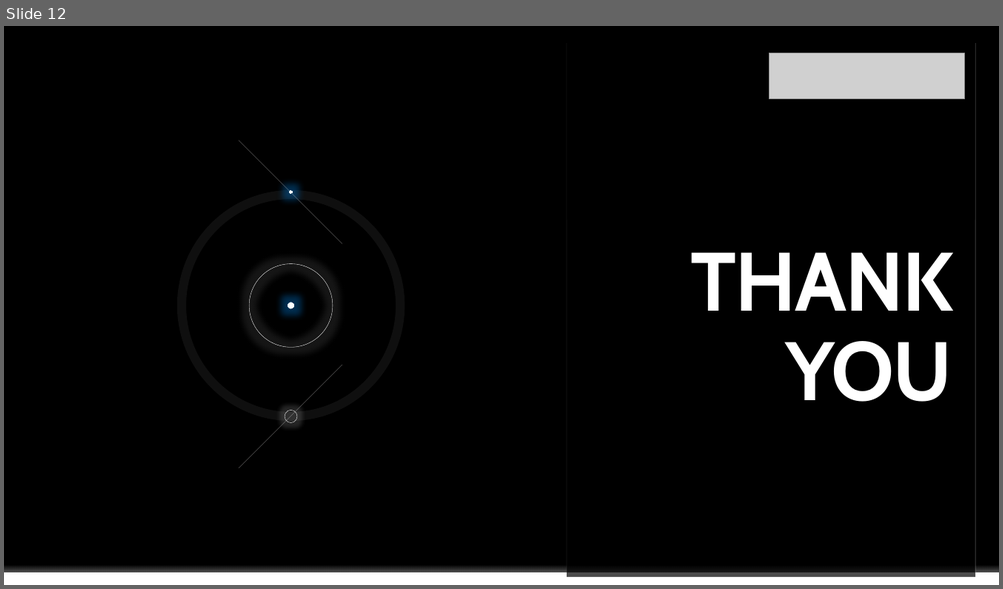
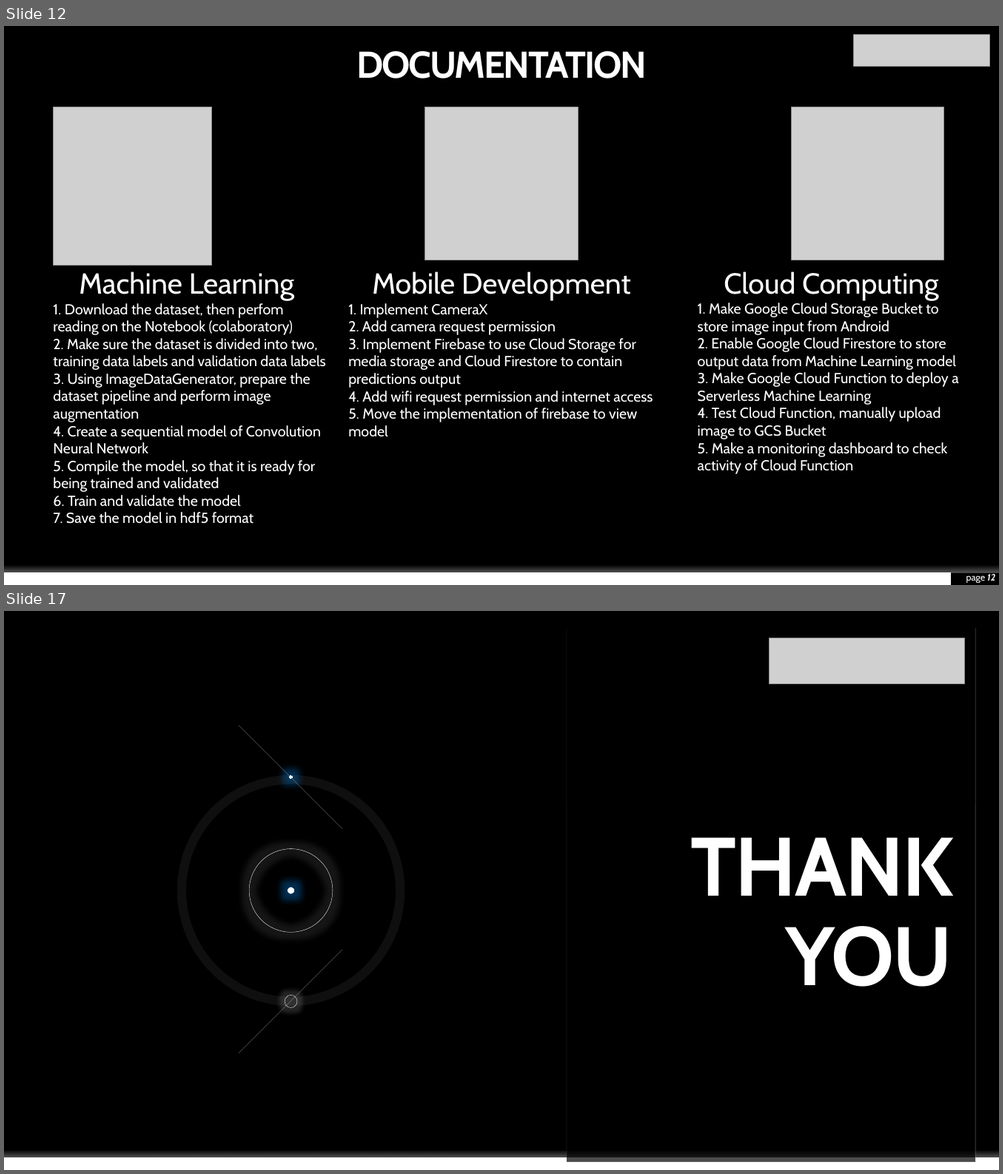
Before and after one commit to envyst/sign-language-application, a slide deck: laporan/Sign Language App Project Presentation.pptx. Shown one above the other, each under a label of ours: slide 12 before the commit, slides 12 and 17 after it; the slides between them are not shown. The pictures are 1003x589 and 1003x1174 pixels, drawn with LibreOffice and Linux fonts; fonts in the diff are those of the drawing; grey boxes stand for pictures; background and template pictures are left out. Boxes give left, top, right and bottom in pixels: in the first picture for what was removed or moved away, otherwise in the second. Text is boxed around its words. In the diff, an @@ line names an element or a change of style, - is before the commit and + after.

```diff
--- a/laporan/Sign Language App Project Presentation.pptx
+++ b/laporan/Sign Language App Project Presentation.pptx
@@ slide 12 added at [4, 26, 999, 585], background #000000; not listed: 1 template element that a slide beside it also shows @@
@@ picture added at [853, 34, 989, 66] @@
@@ rectangle added at [859, 39, 987, 101], fill #000000 @@
@@ text added at [356, 51, 646, 79], 36 pt, text #FFFFFF, bold @@
+DOCUMENTATION
@@ picture added at [54, 107, 211, 266] @@
@@ picture added at [425, 107, 578, 261] @@
@@ picture added at [791, 107, 944, 261] @@
@@ text added at [53, 272, 326, 524], 14 pt, text #FFFFFF @@
+Machine Learning
+1. Download the dataset, then perfom reading on the Notebook (colaboratory)
+2. Make sure the dataset is divided into two, training data labels and validation data labels
+3. Using ImageDataGenerator, prepare the dataset pipeline and perform image augmentation
+4. Create a sequential model of Convolution Neural Network
+5. Compile the model, so that it is ready for being trained and validated
+6. Train and validate the model
+7. Save the model in hdf5 format
@@ text added at [348, 272, 652, 437], 14 pt, text #FFFFFF @@
+Mobile Development
+1. Implement CameraX
+2. Add camera request permission
+3. Implement Firebase to use Cloud Storage for media storage and Cloud Firestore to contain predictions output
+4. Add wifi request permission and internet access
+5. Move the implementation of firebase to view model
@@ text added at [697, 272, 958, 474], 14 pt, text #FFFFFF @@
+Cloud Computing
+1. Make Google Cloud Storage Bucket to store image input from Android
+2. Enable Google Cloud Firestore to store output data from Machine Learning model
+3. Make Google Cloud Function to deploy a Serverless Machine Learning
+4. Test Cloud Function, manually upload image to GCS Bucket
+5. Make a monitoring dashboard to check activity of Cloud Function
@@ rectangle added at [4, 573, 950, 585], fill #FFFFFF @@
@@ page number added at [966, 574, 995, 583], 9 pt, text #FFFFFF @@
+page 12
@@ what was slide 12 is now slide 17 @@
```
Also in this commit, not shown: 11 slides changed, 4 other slides added.
